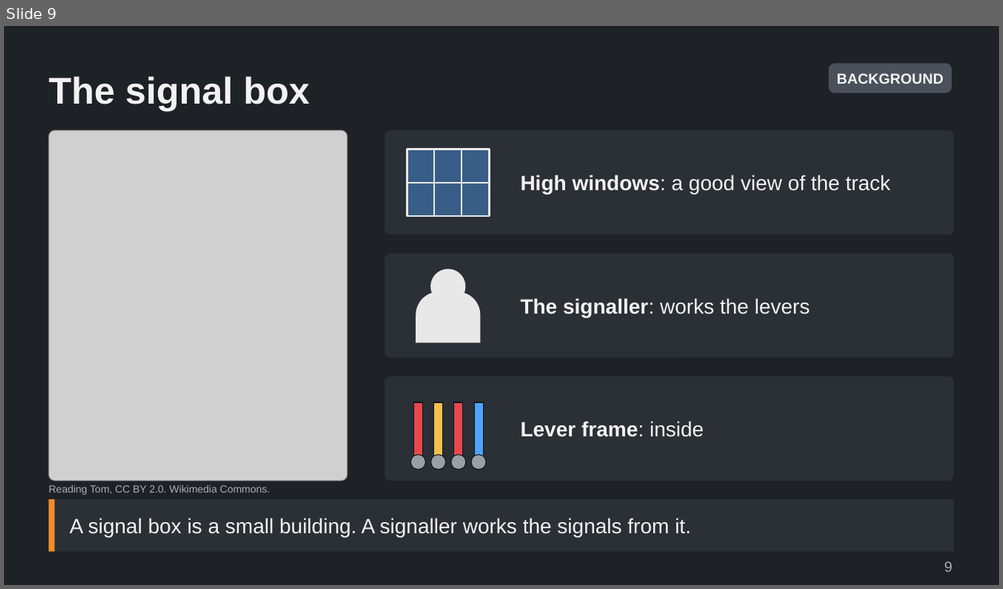
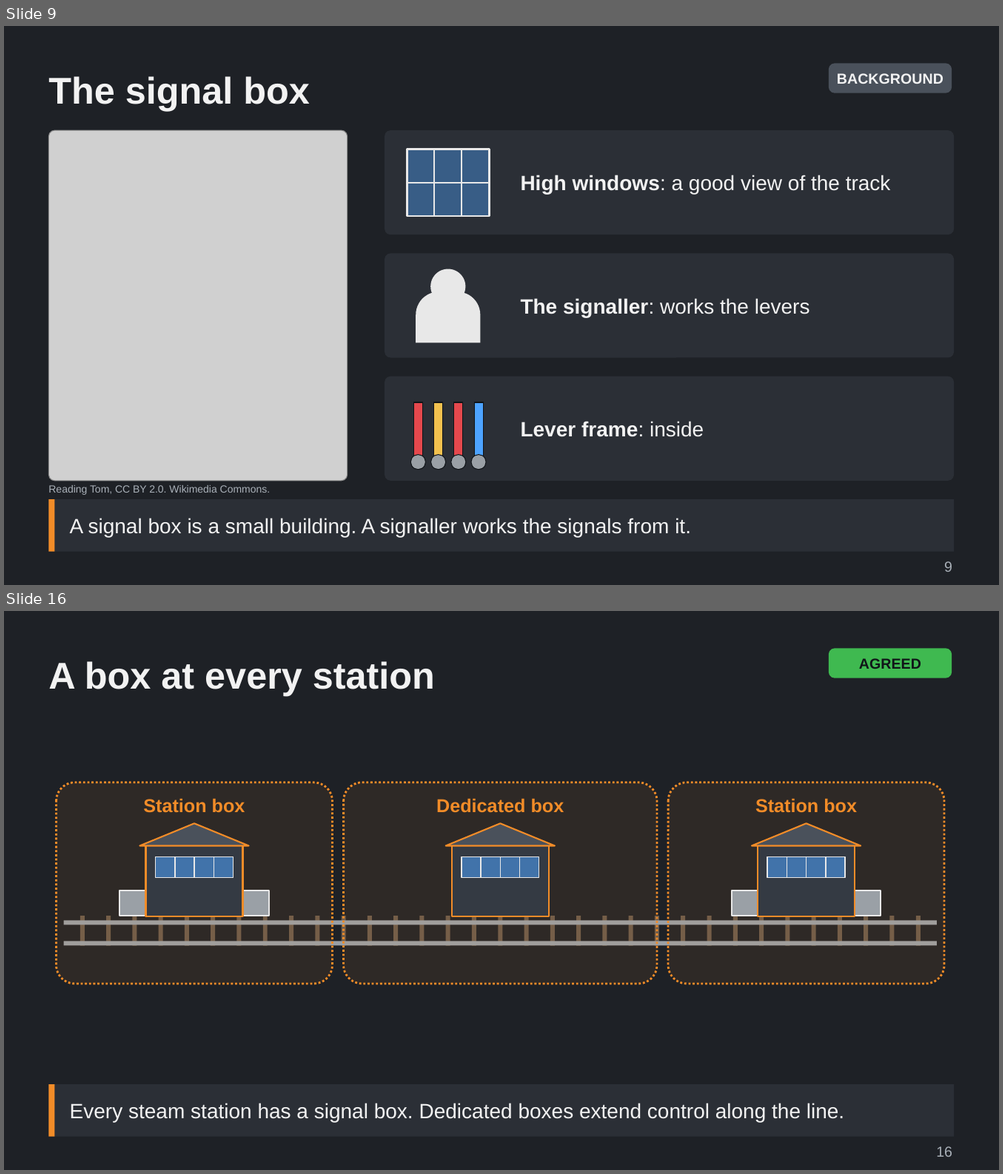
Before and after one commit to Tarenkookoo/Satisfactory---Early-Locomotion, a slide deck: Reporting/Claude Presents/Deck2_Signals/Signals_and_Signal_Boxes_Explained.pptx. Shown one above the other, each under a label of ours: slide 9 before the commit, slides 9 and 16 after it; the slides between them are not shown. The pictures are 1003x589 and 1003x1174 pixels, drawn with LibreOffice and Linux fonts; fonts in the diff are those of the drawing; grey boxes stand for pictures. Boxes give left, top, right and bottom in pixels: in the first picture for what was removed or moved away, otherwise in the second. Text is boxed around its words. In the diff, an @@ line names an element or a change of style, - is before the commit and + after.

```diff
--- a/Reporting/Claude Presents/Deck2_Signals/Signals_and_Signal_Boxes_Explained.pptx
+++ b/Reporting/Claude Presents/Deck2_Signals/Signals_and_Signal_Boxes_Explained.pptx
@@ slide 16 added at box(4, 611, 999, 1170), background #1E2126 @@
@@ rounded rectangle added at box(828, 648, 951, 678), fill #3FB950, 14 pt, text #101418, bold @@
+AGREED
@@ title added at box(48, 661, 435, 696), 36 pt, text #F2F2F2, bold @@
+A box at every station
@@ group added at box(57, 783, 944, 984): 43 rectangles, 9 lines, 3 rounded rectangles, 3 texts, 3 freeform shapes @@
+Station box
+Dedicated box
+Station box
@@ rectangle added at box(48, 1085, 954, 1137), fill #2B2F36, 20 pt, text #F2F2F2 @@
+Every steam station has a signal box. Dedicated boxes extend control along the line.
@@ rectangle added at box(48, 1085, 55, 1137), fill #F28C28 @@
@@ text added at box(936, 1147, 952, 1157), 14 pt, text #A9B0B8 @@
+16
```
Also in this commit, not shown: 8 other slides added, 1 other file.
